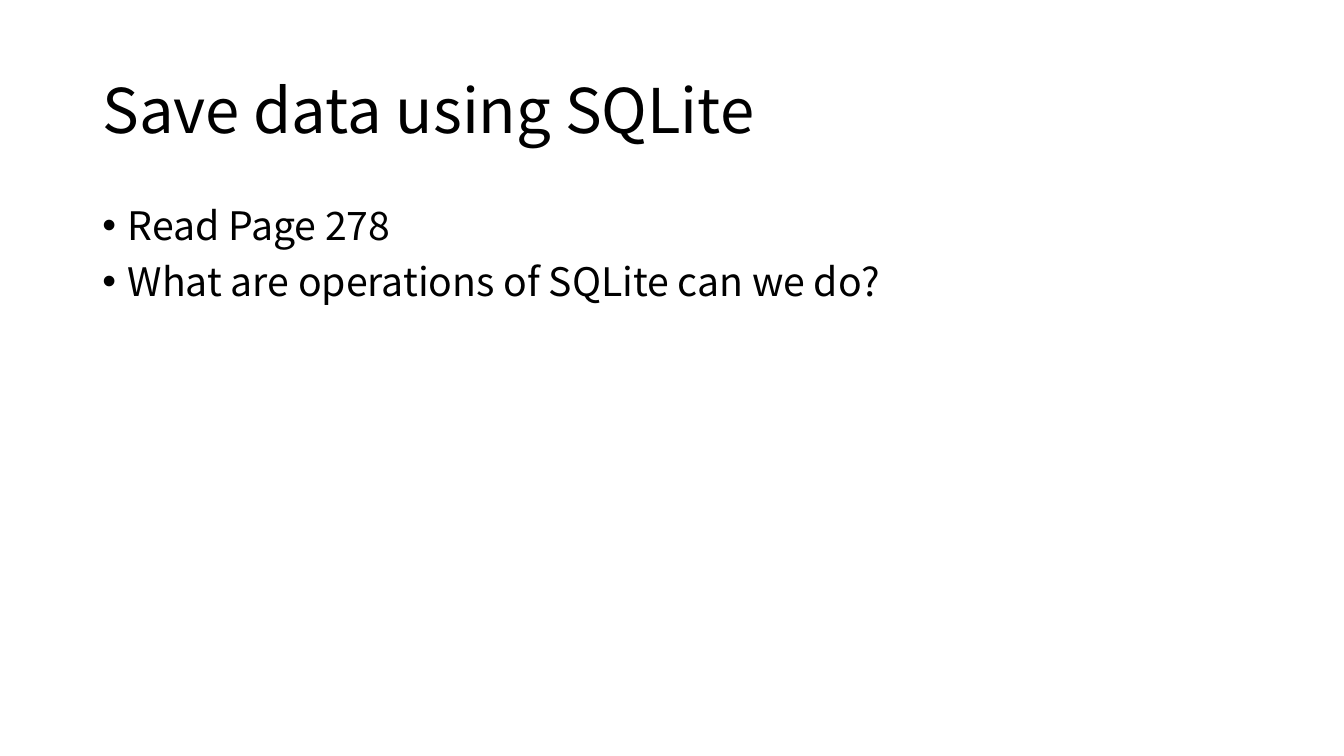
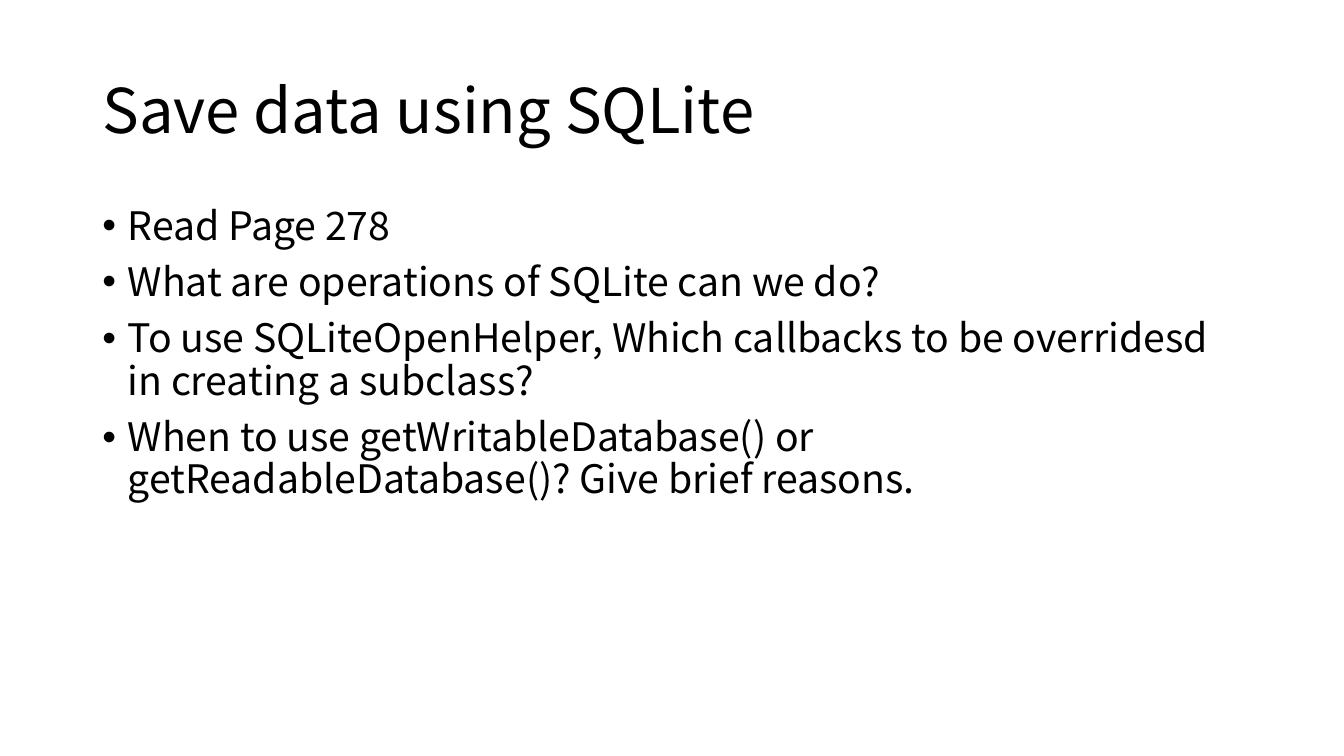
Before and after one commit to tanglw2020/android-class, a slide deck: slide 17 of Android data & files.pptx. Drawn at 1344x756 pixels with LibreOffice and Linux fonts; fonts in the diff are those of the drawing. Boxes give left, top, right and bottom in pixels: in the first picture for what was removed or moved away, otherwise in the second. Text is boxed around its words. In the diff, an @@ line names an element or a change of style, - is before the commit and + after.

```diff
--- a/Android data & files.pptx
+++ b/Android data & files.pptx
@@ text at bbox=[128, 320, 1208, 503]: paragraphs added @@
+• To use SQLiteOpenHelper, Which callbacks to be overridesd in creating a subclass?
+• When to use getWritableDatabase() or getReadableDatabase()? Give brief reasons.
```
Also in this commit, not shown: 3 other files.
